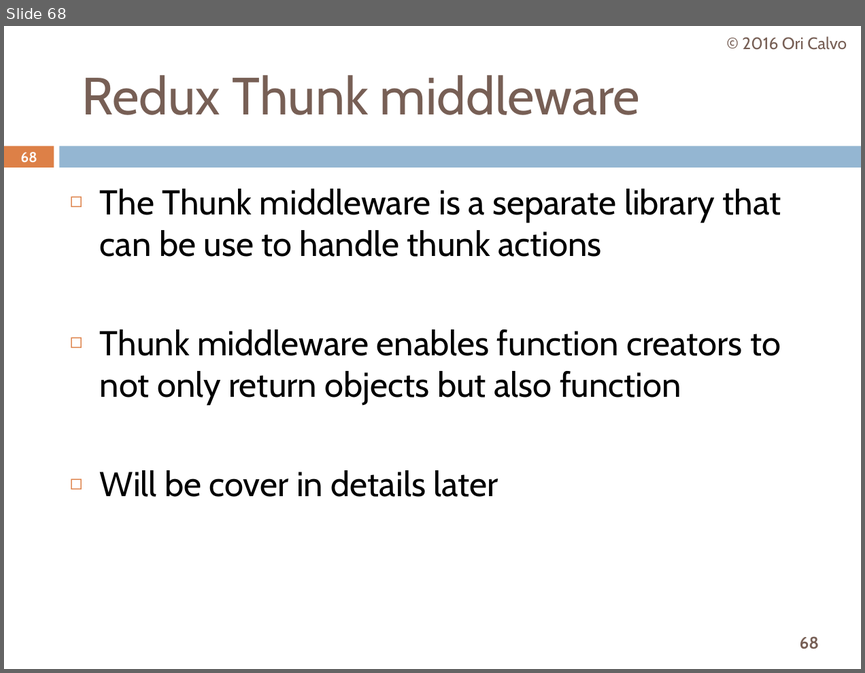
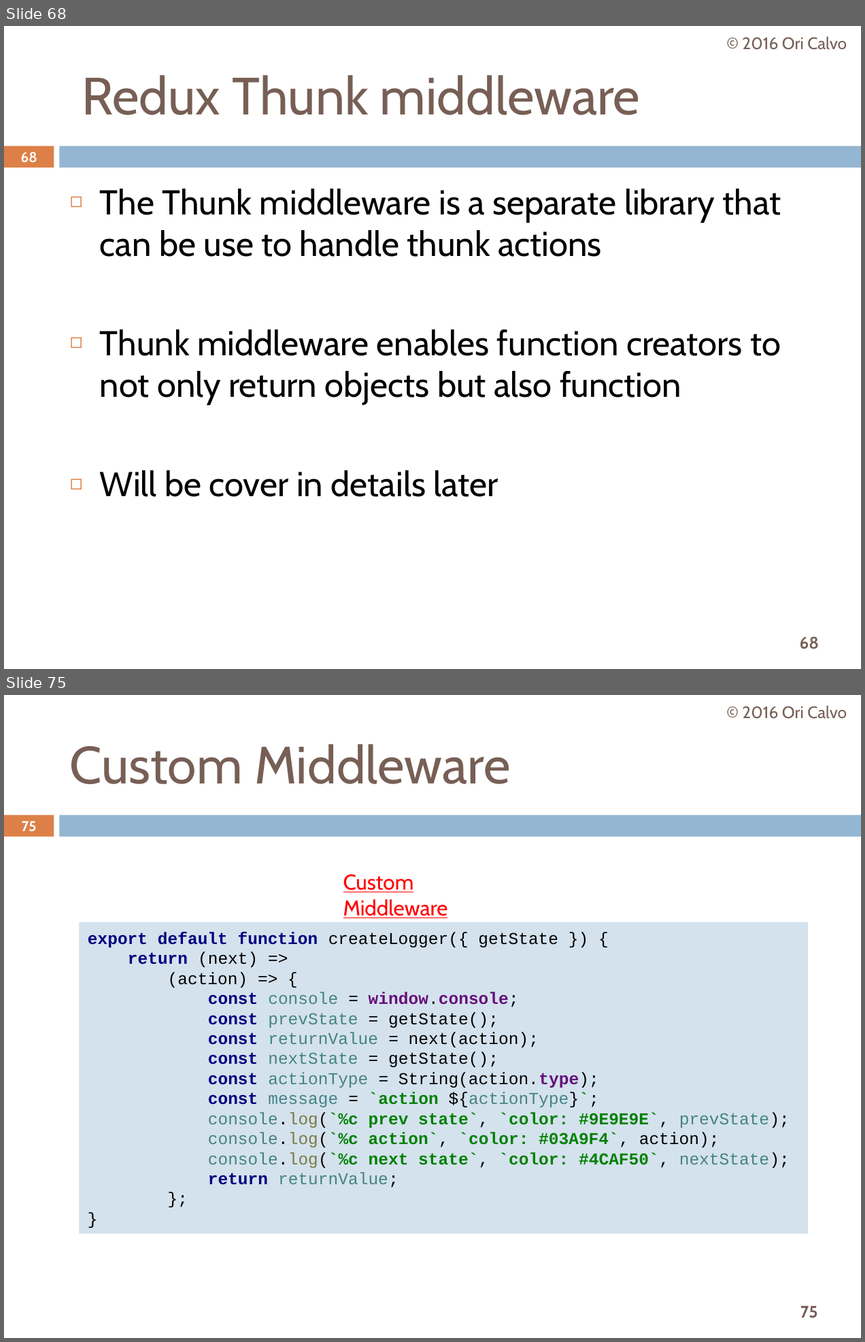
Before and after one commit to oricalvo/course-redux, a slide deck: Redux.pptx. Shown one above the other, each under a label of ours: slide 68 before the commit, slides 68 and 75 after it; the slides between them are not shown. The pictures are 865x673 and 865x1342 pixels, drawn with LibreOffice and Linux fonts; fonts in the diff are those of the drawing. Boxes give left, top, right and bottom in pixels: in the first picture for what was removed or moved away, otherwise in the second. Text is boxed around its words. In the diff, an @@ line names an element or a change of style, - is before the commit and + after.

```diff
--- a/Redux.pptx
+++ b/Redux.pptx
@@ slide 75 added at [4,695,861,1338], background #FFFFFF; not listed: 3 template elements that a slide beside it also shows @@
@@ text added at [742,705,847,719], 14 pt, text #775F55 @@
+© 2016 Ori Calvo
@@ title added at [70,744,510,784], 44 pt, text #775F55 @@
+Custom Middleware
@@ page number added at [22,821,37,831], 11.9 pt, text #FFFFFF, bold @@
+75
@@ text added at [343,874,448,918], 18 pt, text #FF0000, underline @@
+Custom Middleware
@@ rectangle added at [79,922,808,1234], fill #D4E2ED, 14 pt, text #000000 @@
+export default function createLogger({ getState }) {
+return (next) =>
+(action) => {
+const console = window.console;
+const prevState = getState();
+const returnValue = next(action);
+const nextState = getState();
+const actionType = String(action.type);
+const message = `action ${actionType}`;
+console.log(`%c prev state`, `color: #9E9E9E`, prevState);
+console.log(`%c action`, `color: #03A9F4`, action);
+console.log(`%c next state`, `color: #4CAF50`, nextState);
+return returnValue;
+};
+}
```
Also in this commit, not shown: 9 slides changed, 15 other slides added.
